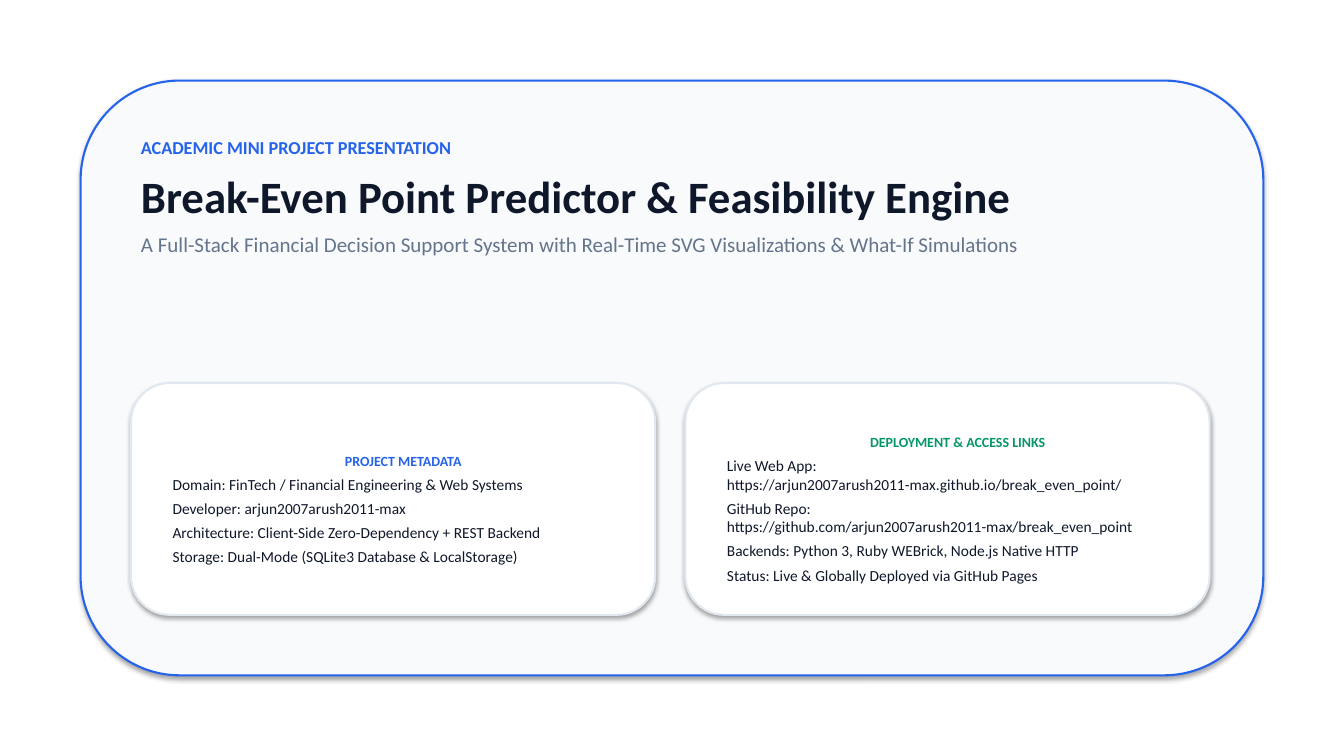
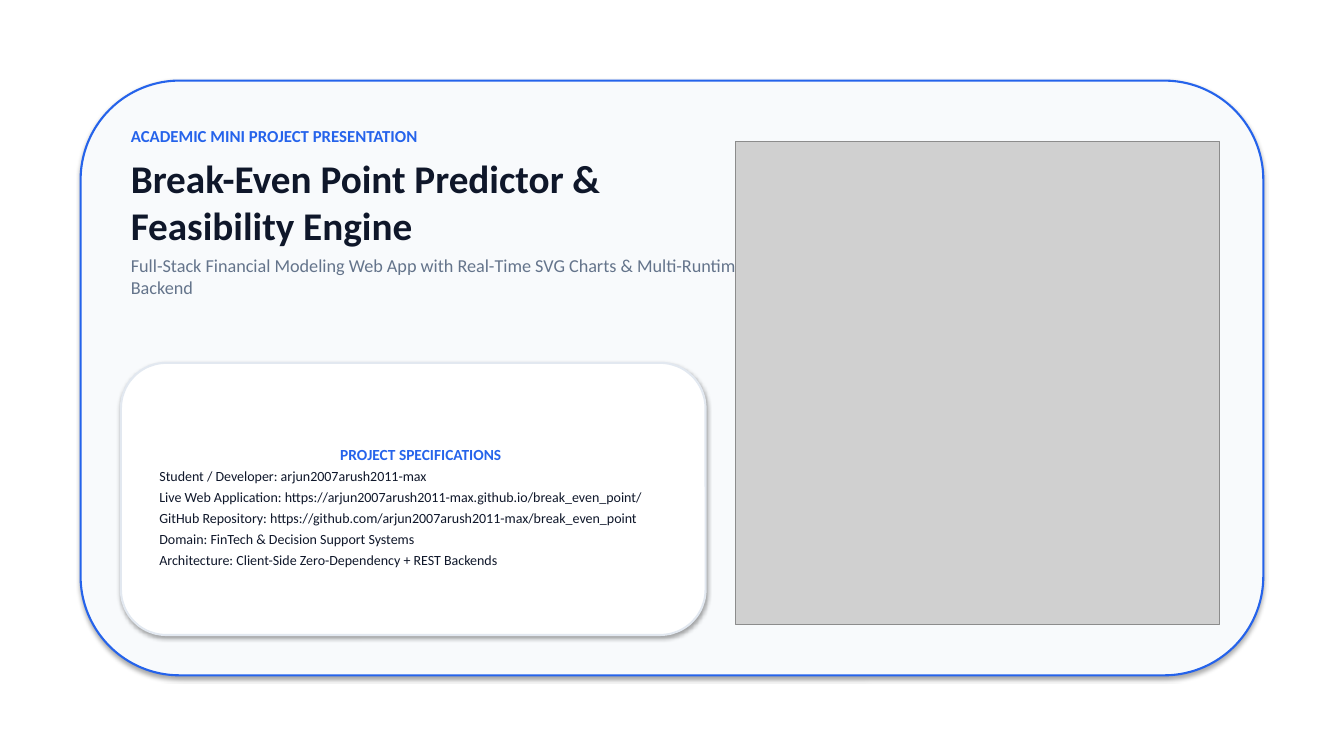
Before and after one commit to arjun2007arush2011-max/break_even_point, a slide deck: slide 1 of Break-Even-Project-Presentation.pptx. Drawn at 1344x756 pixels with LibreOffice and Linux fonts; fonts in the diff are those of the drawing; grey boxes stand for pictures. Boxes give left, top, right and bottom in pixels: in the first picture for what was removed or moved away, otherwise in the second. Text is boxed around its words. In the diff, an @@ line names an element or a change of style, - is before the commit and + after.

Commit message:
Update PPTX and PDF presentations with embedded screenshots, dedicated frontend and backend architecture slides

```diff
--- a/Break-Even-Project-Presentation.pptx
+++ b/Break-Even-Project-Presentation.pptx
@@ text "ACADEMIC MINI PROJECT PRESENTATION": place and size @@
-text "ACADEMIC MINI PROJECT PRESENTATION" at <box>141,142,1017,256</box>
+text "ACADEMIC MINI PROJECT PRESENTATION" at <box>131,131,744,294</box>
@@ text at <box>131,131,563,247</box>: size 13 to 12 pt in "ACADEMIC MINI PROJECT PRESENTATION"; size 32 to 28 pt in "Break-Even Point Predictor & Feasibility Engine"; less space between paragraphs @@
@@ picture added at <box>736,141,1220,625</box> @@
@@ text at <box>131,257,744,294</box>: text changed; size 15 to 13 pt @@
-A Full-Stack Financial Decision Support System with Real-Time SVG Visualizations & What-If Simulations
+Full-Stack Financial Modeling Web App with Real-Time SVG Charts & Multi-Runtime Backend
@@ rounded rectangle "PROJECT SPECIFICATIONS": place and size @@
-rounded rectangle "PROJECT SPECIFICATIONS" at <box>131,383,655,615</box>
+rounded rectangle "PROJECT SPECIFICATIONS" at <box>121,363,706,635</box>
@@ rounded rectangle removed at <box>686,383,1210,615</box> @@
-DEPLOYMENT & ACCESS LINKS
-Live Web App: https://arjun2007arush2011-max.github.io/break_even_point/
-GitHub Repo: https://github.com/arjun2007arush2011-max/break_even_point
-Backends: Python 3, Ruby WEBrick, Node.js Native HTTP
-Status: Live & Globally Deployed via GitHub Pages
@@ text in rounded rectangle at <box>159,450,642,568</box>: text changed; size 11 to 10 pt @@
-PROJECT METADATA
-Domain: FinTech / Financial Engineering & Web Systems
-Developer: arjun2007arush2011-max
-Architecture: Client-Side Zero-Dependency + REST Backend
-Storage: Dual-Mode (SQLite3 Database & LocalStorage)
+PROJECT SPECIFICATIONS
+Student / Developer: arjun2007arush2011-max
+Live Web Application: https://arjun2007arush2011-max.github.io/break_even_point/
+GitHub Repository: https://github.com/arjun2007arush2011-max/break_even_point
+Domain: FinTech & Decision Support Systems
+Architecture: Client-Side Zero-Dependency + REST Backends
```
Also in this commit, not shown: 4 other slides changed, 2 slides added, 2 slides removed, 5 other files.
